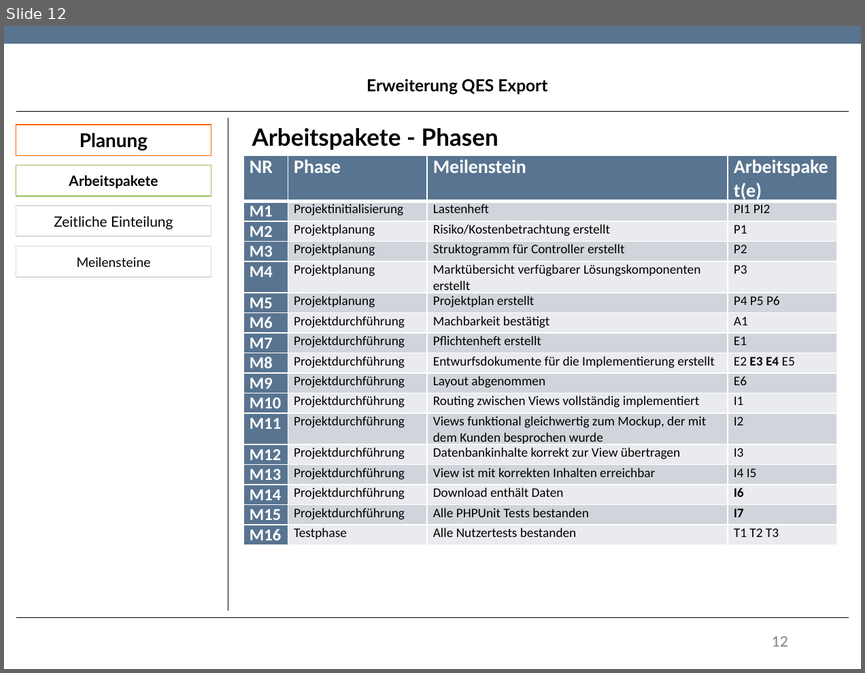
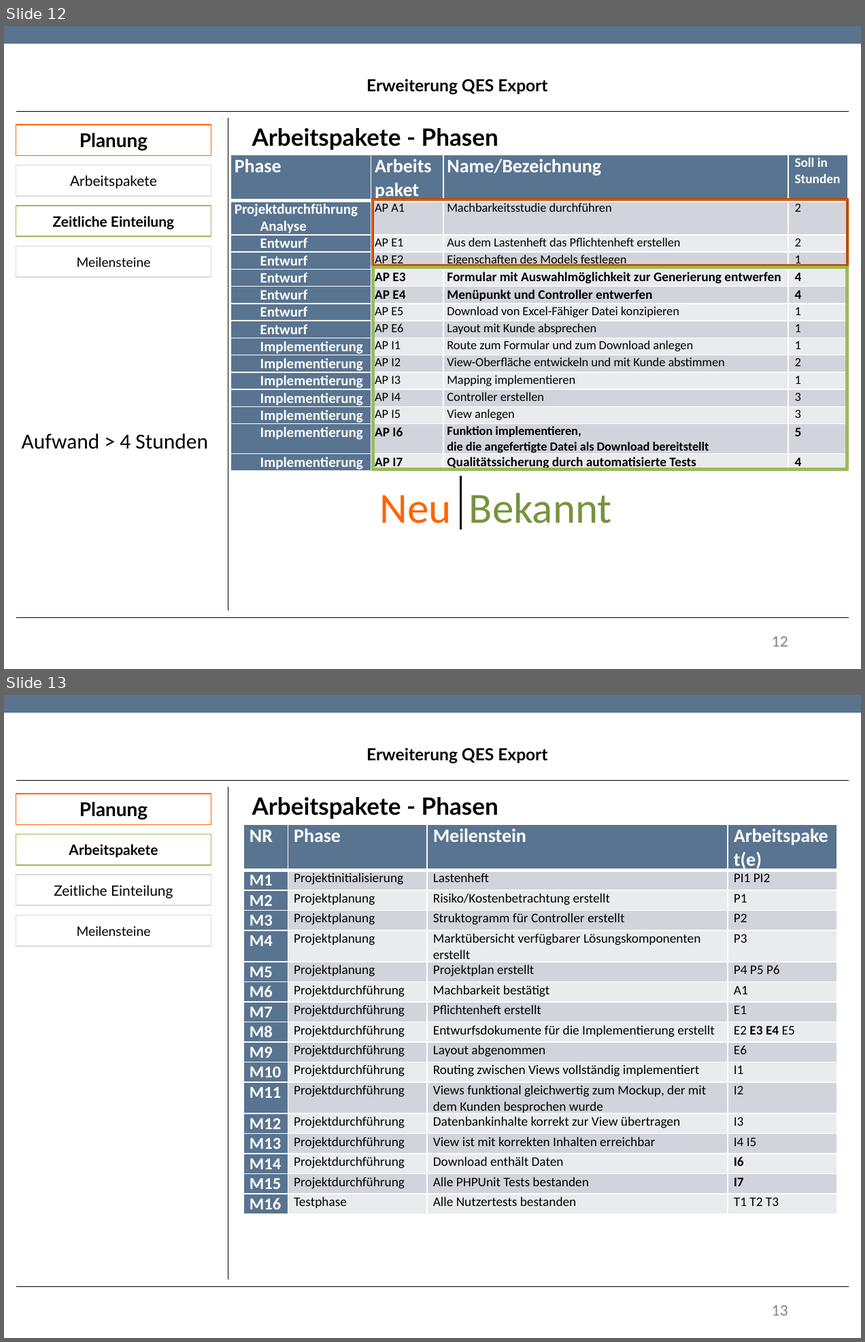
Before and after one commit to TwoHorus/dbExelExportLaravel, a slide deck: DOC/Fachgespraech.pptx. Shown one above the other, each under a label of ours: slide 12 before the commit, slides 12 and 13 after it. The pictures are 865x673 and 865x1342 pixels, drawn with LibreOffice and Linux fonts; fonts in the diff are those of the drawing; background and template pictures are left out. Boxes give left, top, right and bottom in pixels: in the first picture for what was removed or moved away, otherwise in the second. Text is boxed around its words. In the diff, an @@ line names an element or a change of style, - is before the commit and + after.

```diff
--- a/DOC/Fachgespraech.pptx
+++ b/DOC/Fachgespraech.pptx
@@ slide 12 added at (4,26,861,669), background #FFFFFF; not listed: 1 template element that a slide beside it also shows @@
@@ text added at (366,79,547,95), 14 pt, text #000000, bold @@
+Erweiterung QES Export
@@ rectangle added at (16,125,211,155), fill #FFFFFF, outline #FF6400 0.85 pt, 16 pt, text #000000, bold @@
+Planung
@@ line added from (16, 111) to (849, 111), #000000 0.75 pt @@
@@ line added from (228, 118) to (228, 610), #000000 0.75 pt @@
@@ text added at (252,128,498,150), 20 pt, text #000000, bold @@
+Arbeitspakete - Phasen
@@ rectangle added at (16,165,211,195), fill #FFFFFF, outline #DADADA 0.85 pt, 12 pt, text #000000 @@
+Arbeitspakete
@@ table added at (230,155,848,474), 15 rows, 4 columns @@
+Phase | Arbeitspaket | Name/Bezeichnung | Soll in Stunden
+Projektdurchführung / Analyse | AP A1 | Machbarkeitsstudie durchführen | 2
+Entwurf | AP E1 | Aus dem Lastenheft das Pflichtenheft erstellen | 2
+Entwurf | AP E2 | Eigenschaften des Models festlegen | 1
+Entwurf | AP E3 | Formular mit Auswahlmöglichkeit zur Generierung entwerfen | 4
+Entwurf | AP E4 | Menüpunkt und Controller entwerfen | 4
+Entwurf | AP E5 | Download von Excel-Fähiger Datei konzipieren | 1
+Entwurf | AP E6 | Layout mit Kunde absprechen | 1
+Implementierung | AP I1 | Route zum Formular und zum Download anlegen | 1
+Implementierung | AP I2 | View-Oberfläche entwickeln und mit Kunde abstimmen | 2
+Implementierung | AP I3 | Mapping implementieren | 1
+Implementierung | AP I4 | Controller erstellen | 3
+Implementierung | AP I5 | View anlegen | 3
+Implementierung | AP I6 | Funktion implementieren, / die die angefertigte Datei als Download bereitstellt | 5
+Implementierung | AP I7 | Qualitätssicherung durch automatisierte Tests | 4
@@ rectangle added at (16,206,211,237), fill #FFFFFF, outline #9BBB59 0.85 pt, 12 pt, text #000000, bold @@
+Zeitliche Einteilung
@@ frame added at (372,199,848,267), fill #FF6400, outline #BD4A00 0.85 pt @@
@@ rectangle added at (16,246,211,277), fill #FFFFFF, outline #DADADA 0.85 pt, 11 pt, text #000000 @@
+Meilensteine
@@ frame added at (372,267,848,471), fill #9BBB59, outline #9BBB59 0.85 pt @@
@@ text added at (22,433,208,449), 18 pt, text #000000 @@
+Aufwand > 4 Stunden
@@ text added at (379,495,451,523), 36 pt, text #FF6400 @@
+Neu
@@ line added from (461, 530) to (461, 476), #000000 2 pt @@
@@ text added at (469,492,612,523), 36 pt, text #77933C @@
+Bekannt
@@ line added from (16, 617) to (849, 617), #000000 0.75 pt @@
@@ page number added at (772,636,788,646), 12 pt, text #808080 @@
+12
@@ what was slide 12 is now slide 13 @@
@@ page number at (772,1305,788,1315): text changed @@
-12
+13
```
Also in this commit, not shown: 1 slide changed, 2 other slides added.
